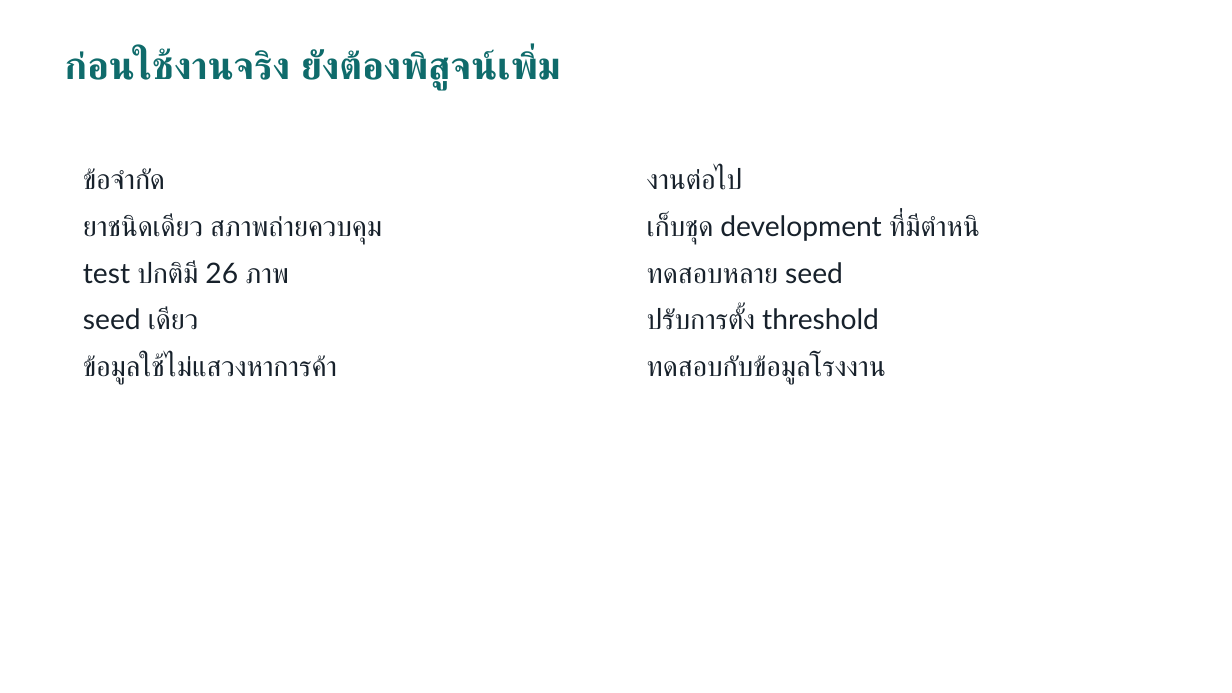
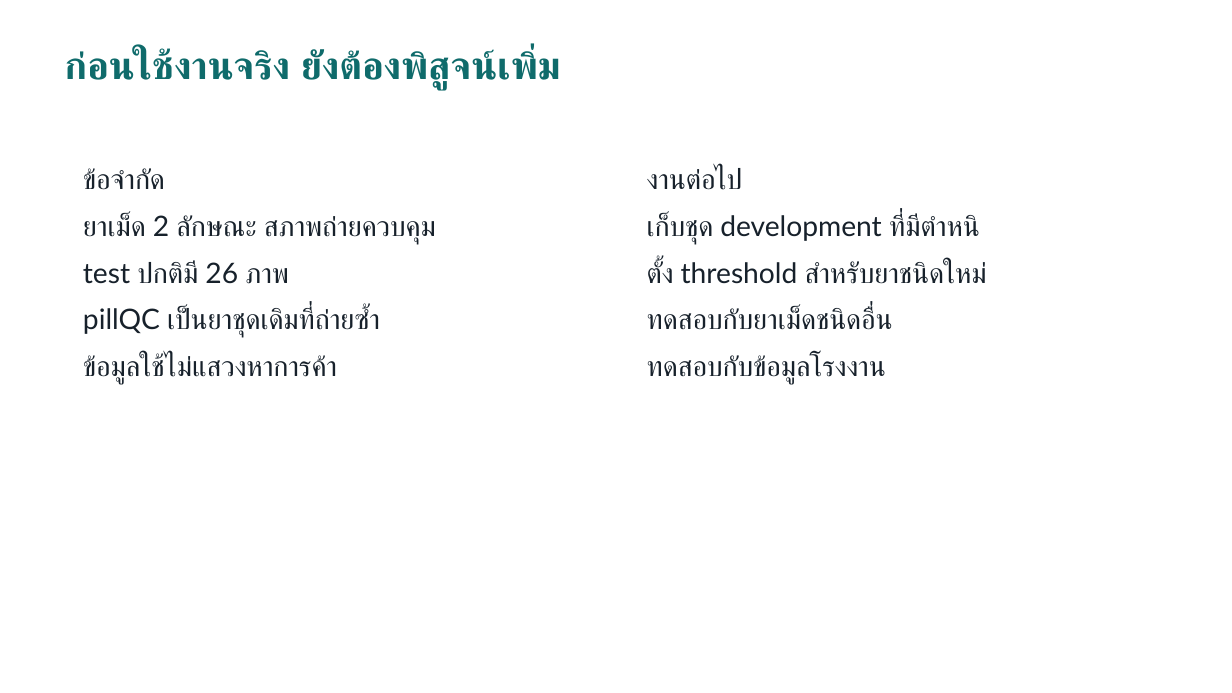
Before and after one commit to BoonyasakR/project-ai-pill, a slide deck: slide 12 of docs/AI_Pill_Anomaly_Detection_Slides.pptx (slide 10 before the commit). Drawn at 1232x693 pixels with LibreOffice and Linux fonts; fonts in the diff are those of the drawing. Boxes give left, top, right and bottom in pixels: in the first picture for what was removed or moved away, otherwise in the second. Text is boxed around its words. In the diff, an @@ line names an element or a change of style, - is before the commit and + after.

```diff
--- a/docs/AI_Pill_Anomaly_Detection_Slides.pptx
+++ b/docs/AI_Pill_Anomaly_Detection_Slides.pptx
@@ text at (x1=83, y1=214, x2=436, y2=244): text changed @@
-ยาชนิดเดียว สภาพถ่ายควบคุม
+ยาเม็ด 2 ลักษณะ สภาพถ่ายควบคุม
@@ text at (x1=647, y1=261, x2=987, y2=330): text changed @@
-ทดสอบหลาย seed
-ปรับการตั้ง threshold
+ตั้ง threshold สำหรับยาชนิดใหม่
+ทดสอบกับยาเม็ดชนิดอื่น
@@ text at (x1=83, y1=308, x2=380, y2=338): text changed @@
-seed เดียว
+pillQC เป็นยาชุดเดิมที่ถ่ายซ้ำ
```
Also in this commit, not shown: 2 slides added, 15 other files.
